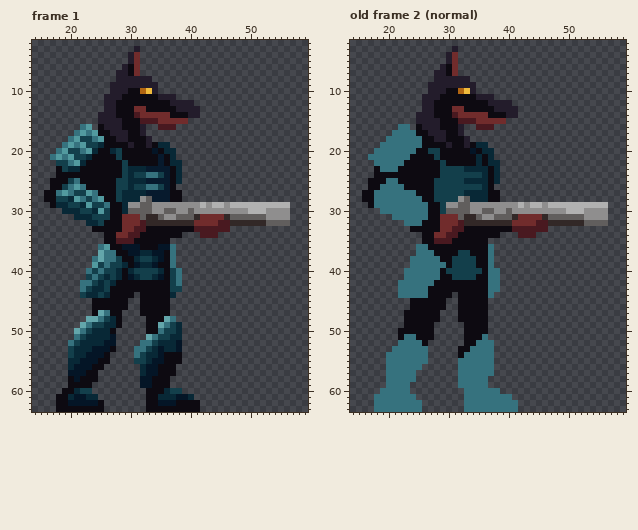
Two versions of one pixel-art file, Aseprite/Characters/dog guard.aseprite. The picture above is the old version.
64x64 pixels, 16 frames. Colours within 5 levels of each other are drawn and written as one. Shown: frame 1: x 14..59, y 2..63; old frame 2 (normal): x 14..59, y 2..63. The commit also changed other frames, which this record leaves out.
Once edited:
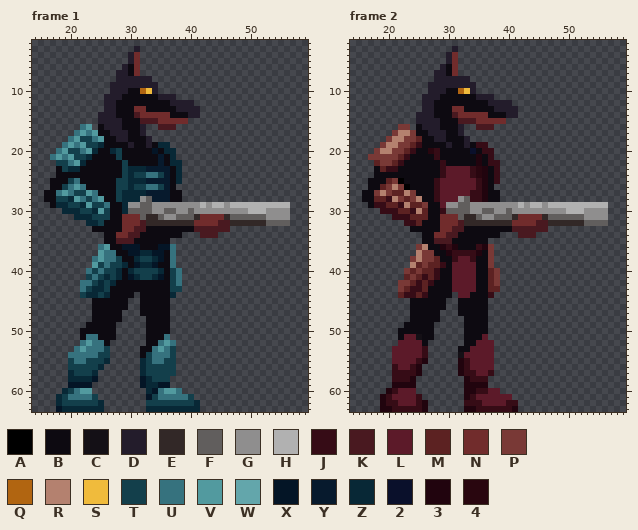
Palette (. is transparent): A #000000  B #0d0a11  C #141016  D #231c2b  E #322827  F #615e5d  G #8f8e8e  H #b1b1b1  J #360c16  K #491920  L #5c1a29  M #5c2222  N #712c2c  P #793936  Q #b16511  R #b4816f  S #f0bb3c  T #133f4b  U #36727e  V #529a9f  W #63a6ab  X #041526  Y #071a2d  Z #082836  2 #0a102b  3 #21040e  4 #29060f
A new or re-ordered frame is compared with the old frame closest to it.
The exact change:
frames 16 -> 18
--- frame 1, layer "Layer 1"
@@ x 23..27 @@
 36 ..UVB
-37 ..WUU
-38 .UWUU
+37 ..VUU
+38 .UVUU
 39 .VTUT
@@ x 16..43 @@
 46 ........BBBBBB..BBBBB.......
-47 ........BWUBB...BBBBB.......
-48 .......WWUTZB....BBBWU......
-49 ......WUTTZZB....BBWUTZ.....
-50 .....WUTZZZB.....BBUTTZ.....
-51 .....UTZZZZX.....WUTTZZ.....
-52 ....UTZZZZXX....UUTZZZX.....
-53 ....TZZZXXXB...UUTZXZZX.....
-54 ....TZZXXXB....UTZZXBBB.....
-55 ....ZZXXXBB....TTZXXBBB.....
-56 ....ZXXXBB......ZXXBBB......
-57 ....XXXBB.......ZXXBBB......
-58 ....BXBBB.......XXBBB.......
-59 ....BBBB........XXBBB.......
-60 ...BBZTT.........BBBZTT.....
-61 ..BBZXXZZ........BBZZZXXZ...
-62 ..BBXXXXXB.......BBXXXBBBB..
-63 ..BBBBBBBB.......BBBBBBBBB..
+47 ........BBBBB...BBBBB.......
+48 ........BBBBB....BBBB.......
+49 .......BBBBB.....BBBB.......
+50 ......BBBBBB.....BBBB.......
+51 ......BUUBBB.....BBBU.......
+52 ......UVUUB......BBUVU......
+53 .....UVUUUT.....BBUVUT......
+54 ....UUUUUTT.....BTUUUT......
+55 ....TUUTTTZ.....ZTUUTT......
+56 ....TTTTTZ......ZTTTTT......
+57 ....ZTTTZ.......ZTTTTT......
+58 ....ZZZZX.......XZTTT.......
+59 ....XXXX........XZZXX.......
+60 ...ZTUVV.........ZXUVVU.....
+61 ..ZTUUUUT........XTUUUUUT...
+62 ..ZTTTTTTZ.......TTTTTTTTZ..
+63 ..XZZZZZZZ.......ZZZZZZZZZ..
--- frame 2 is new; against old frame 2 (normal), layers "gun arm", "Layer 1"
@@ x 15..40 @@
 15 ..........DDDDBBBKKKNNNNN.
-16 .......UU.BDDDBBBD..KKK...
-17 ......UUUUBBDDDBBD........
-18 .....UUUUUUBBDDBBBD.......
-19 ....UUUUUUUBBBBDBBDBZZ....
-20 ...UUUUUUUBBTTBBBBBXBZZ...
-21 ..UUUUUUUBBBBTBBBBBBZBZ...
-22 ...UUUUUBBBBBBTBBBBBZBZZ..
-23 ...BUUUBBBBBBBTTTTZZZZBZ..
-24 ...BBBBBBBBBBBTTTTTTTZBZ..
-25 ..BBBUUBBBBBBTTTTTZZZZBZ..
-26 ..BBUUUUBBBBBTTTTTTTTZB...
-27 .BBUUUUUUUBBBTTTTTZZZZBB..
-28 .BBUUUUUUUUBBTTTTGFZZZBB..
-29 ..BUUUUUUUUUBBTGGFFGGGGGGG
-30 ....UUUUUUUUBBTFFFFGGFFGGF
-31 ......UUUUUUBBNNNFEEFGGFFF
-32 ........UUUBBBNNNKEEEEEEEE
+16 .......PP.BDDDBBBD..KKK...
+17 ......PRRPBBDDDBBD........
+18 .....PRRPPMBBDDBBBD.......
+19 ....PRRPPMJBBBBDBBDBJJ....
+20 ...PRRPPMJBB4JBBBBB2BJJ...
+21 ..PPPPPMJBBBBJBBBBBB3BJ...
+22 ...MPPMJBBBBBBJBBBBB3BJJ..
+23 ...BMJJBBBBBBBJLLLLJ43BJ..
+24 ...BBBBBBBBBBBJLLLLJ43BJ..
+25 ..BBBMPABBBBBJLLLLLLJ3BJ..
+26 ..BBMPRPABBBBJLLLLLLJ3B...
+27 .BBPRPMMRPBBBJLLLLLJJ3BB..
+28 .BBMMJRPMPRBBJLLLGFJJ3BB..
+29 ..BJJMMJRMMPBBLGGFFGGGGGGG
+30 ....JJJMMJRMBBJFFFFGGFFGGF
+31 ......JJJMMMBBNNNFEEFGGFFF
+32 ........JJMBBBNNNKEEEEEEEE
 33 .........BBBBBNNKKBBBBBBBB
@@ x 16..43 @@
 35 ..........BBKKKBBBBBB.......
-36 .........UUBBBBBBBBBBU......
-37 .........UUUBBBBTTBBBU......
-38 ........UUUUUBBTTTTBBU......
-39 ........UUUUUUBTTTTBBU......
-40 .......UUUUUUBTTTTTTBUU.....
-41 .......UUUUUUBBTTTTBBUU.....
-42 ......UUUUUUBBBBBBBBBUU.....
-43 ......UUUUUBBBBBBBBBBUU.....
-44 ......UUUUUBBBB.BBBBBU......
+36 .........PRBB3J3BBBJ3P......
+37 .........RPPBB3JJJJ3BP......
+38 ........PRPPMBBJLLJBBP......
+39 ........RMPMMJBLLLLBBP......
+40 .......PMPMMJBBLLLLBBMP.....
+41 .......MPMJMJBBLLLLBBMP.....
+42 ......PPMJMJBBBLLLLBBMP.....
+43 ......PMJJMBBBBLLLLBBMM.....
+44 ......MJJMJBBBB.LLBBBJ......
 45 ........BBBBBB..BBBBB.......
 46 ........BBBBBB..BBBBB.......
-47 .......BBBBBB...BBBBB.......
-48 .......BBBBBB...BBBBB.......
+47 ........BBBBB...BBBBB.......
+48 ........BBBBB....BBBB.......
 49 .......BBBBB.....BBBB.......
 50 ......BBBBBB.....BBBB.......
-51 ......BUUBBB.....BBBU.......
-52 ......UUUUB......BBUUU......
-53 .....UUUUUU.....BBUUUU......
-54 ....UUUUUUU.....BUUUUU......
-55 ....UUUUUUU.....UUUUUU......
-56 ....UUUUUU......UUUUUU......
-57 ....UUUUU.......UUUUUU......
-58 ....UUUUU.......UUUUU.......
-59 ....UUUU........UUUUU.......
-60 ...UUUUU.........UUUUUU.....
-61 ..UUUUUUU........UUUUUUUU...
-62 ..UUUUUUUU.......UUUUUUUUU..
-63 ..UUUUUUUU.......UUUUUUUUU..
+51 ......BLLCBB.....BBBL.......
+52 ......LLLLB......BBLLL......
+53 .....LLLLLJ.....BBLLLL......
+54 .....LLLLLJ.....CLLLLL......
+55 .....LLLLJ3.....3JLLLL......
+56 .....JLLJ3......3JLLLL......
+57 .....JJJJ3......3JJLLJ......
+58 .....JJJ3........3JJJ.......
+59 .....3333........3333.......
+60 ....3JLLL........33JJLL.....
+61 ...3JLLLLJ.......3JLLLLLL...
+62 ...3JJLLLJ3......JJJLLLLJJ..
+63 ...33JJJJJ3......33JJJJJJ3..
